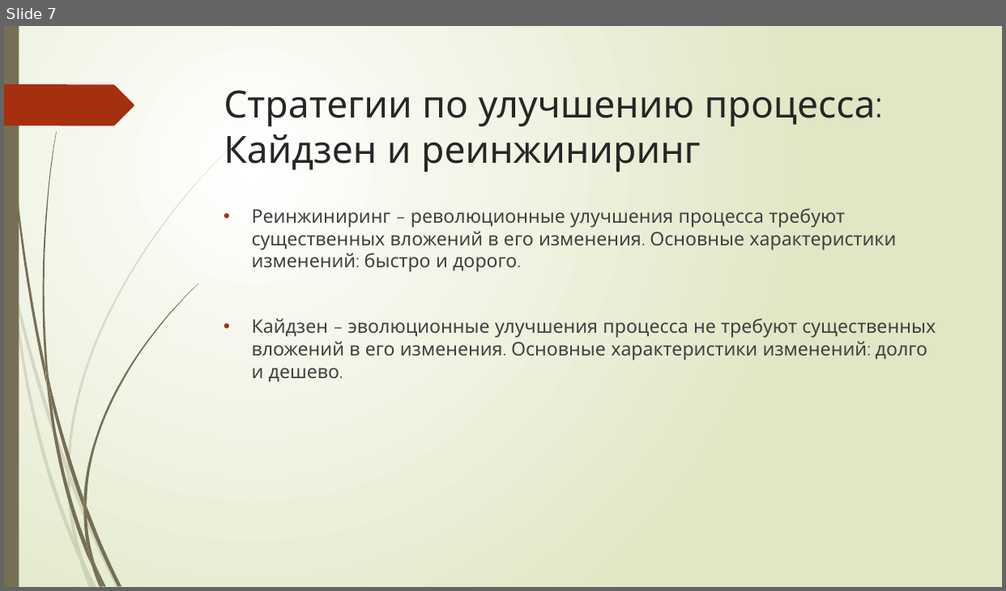
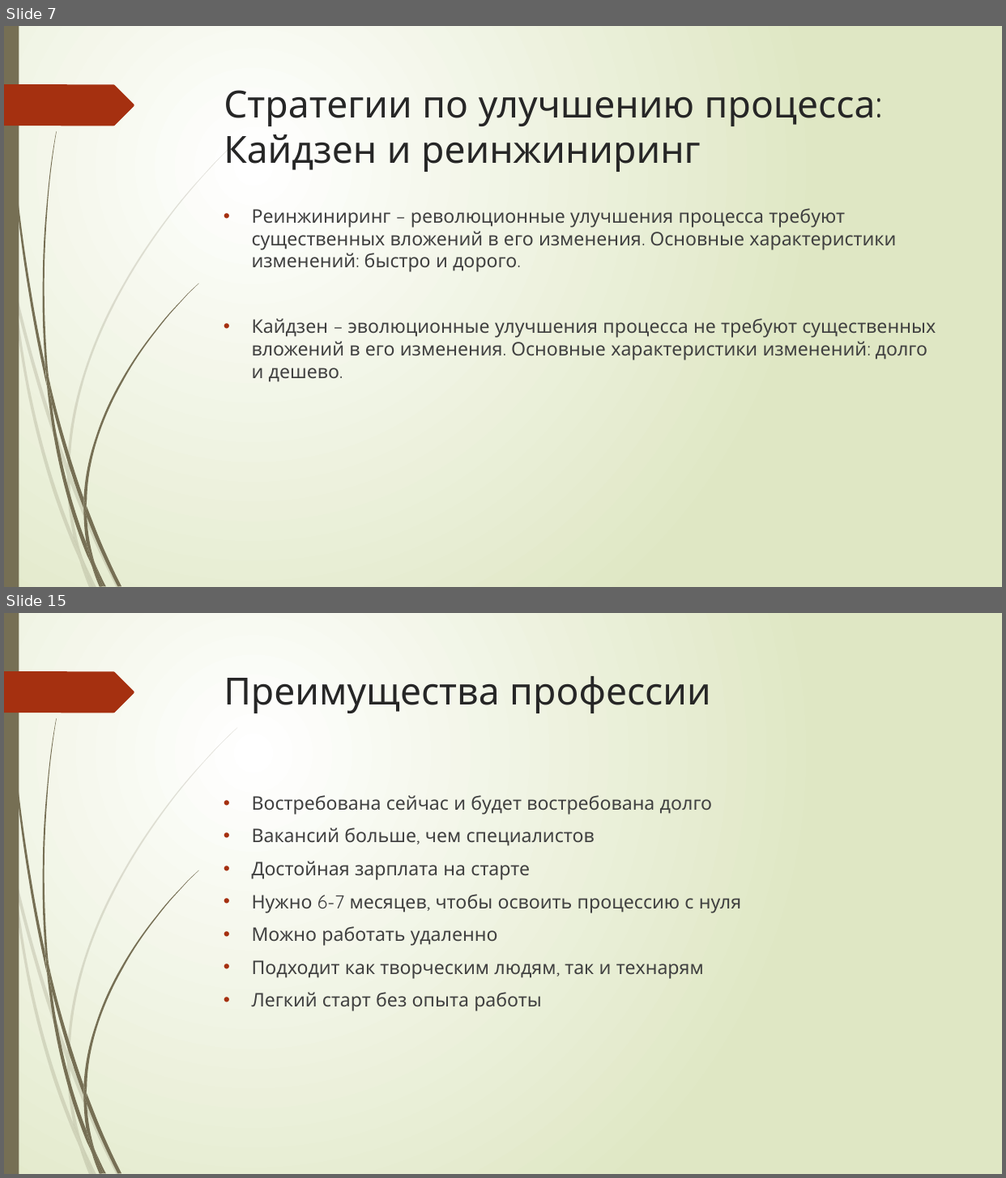
Before and after one commit to Vadilandus/Antonyuk-Vadim-Algoritm, a slide deck: Скиллбокс.pptx. Shown one above the other, each under a label of ours: slide 7 before the commit, slides 7 and 15 after it; the slides between them are not shown. The pictures are 1006x591 and 1006x1178 pixels, drawn with LibreOffice and Linux fonts; fonts in the diff are those of the drawing. Boxes give left, top, right and bottom in pixels: in the first picture for what was removed or moved away, otherwise in the second. Text is boxed around its words. In the diff, an @@ line names an element or a change of style, - is before the commit and + after.

```diff
--- a/Скиллбокс.pptx
+++ b/Скиллбокс.pptx
@@ slide 15 added at (4, 613, 1002, 1174), background gradient #FFFFFF to #DFE8C4; not listed: 24 template elements that a slide beside it also shows @@
@@ title added at (224, 676, 711, 713), 36 pt, text #262626 @@
+Преимущества профессии
@@ text added at (252, 795, 741, 1012), 18 pt, text #404040 @@
+• Востребована сейчас и будет востребована долго
+• Вакансий больше, чем специалистов
+• Достойная зарплата на старте
+• Нужно 6-7 месяцев, чтобы освоить процессию с нуля
+• Можно работать удаленно
+• Подходит как творческим людям, так и технарям
+• Легкий старт без опыта работы
```
Also in this commit, not shown: 13 other slides added.
